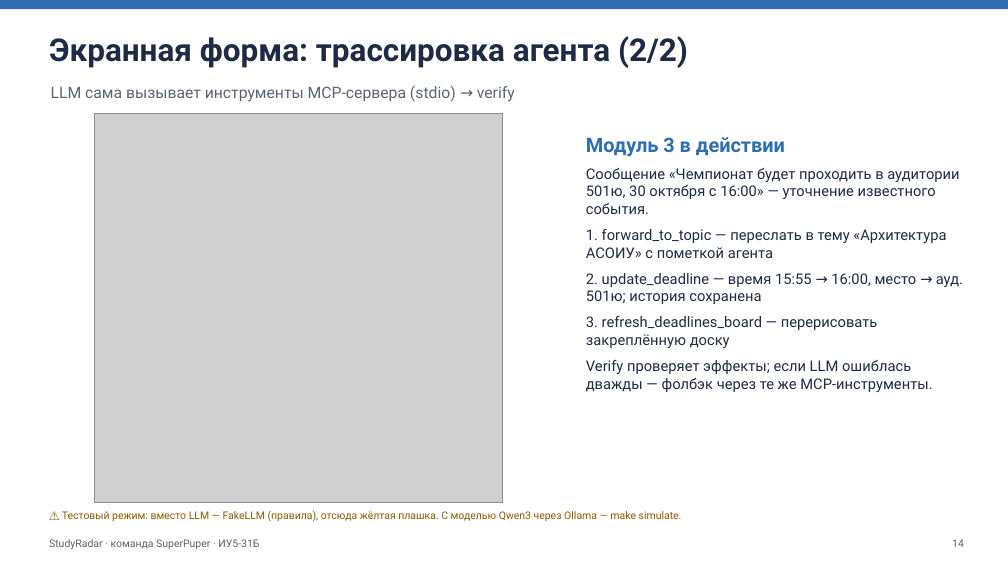
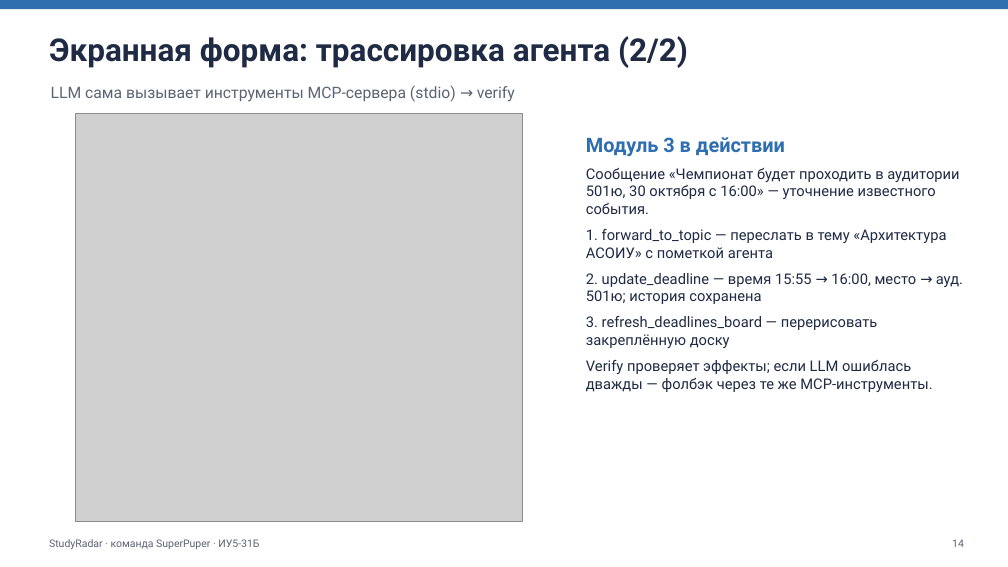
Before and after one commit to winlast/TG_Agent_champ, a slide deck: slide 14 of docs/StudyRadar_presentation.pptx. Drawn at 1008x567 pixels with LibreOffice and Linux fonts; fonts in the diff are those of the drawing; grey boxes stand for pictures. Boxes give left, top, right and bottom in pixels: in the first picture for what was removed or moved away, otherwise in the second. Text is boxed around its words. In the diff, an @@ line names an element or a change of style, - is before the commit and + after.

Commit message:
Прогон qwen3:8b на GPU: скриншоты, метрики, состав команды

```diff
--- a/docs/StudyRadar_presentation.pptx
+++ b/docs/StudyRadar_presentation.pptx
@@ picture: place and size @@
-picture at box(95, 113, 503, 503)
+picture at box(75, 113, 522, 522)
@@ text removed at box(62, 511, 682, 521) @@
-⚠ Тестовый режим: вместо LLM — FakeLLM (правила), отсюда жёлтая плашка. С моделью Qwen3 через Ollama — make simulate.
```
Also in this commit, not shown: 8 other slides changed, 12 other files.
